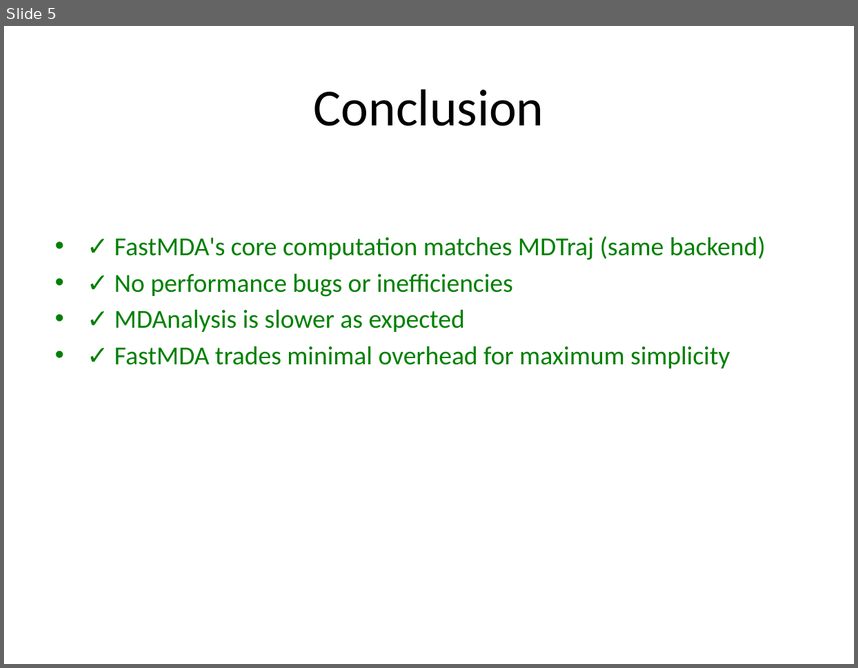
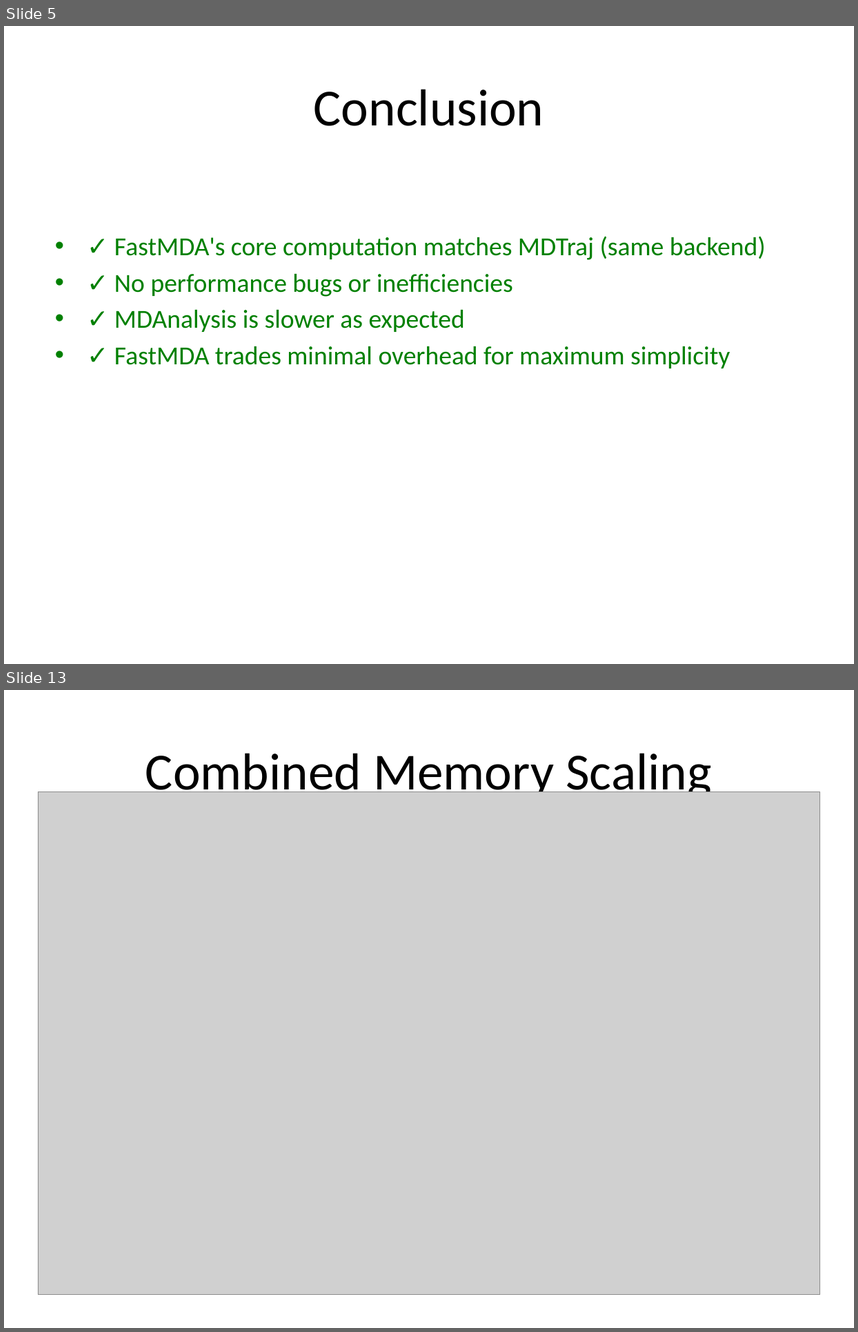
Before and after one commit to Paradoxicaly/FastMDAnalysis, a slide deck: benchmark_presentation.pptx. Shown one above the other, each under a label of ours: slide 5 before the commit, slides 5 and 13 after it; the slides between them are not shown. The pictures are 858x668 and 858x1332 pixels, drawn with LibreOffice and Linux fonts; fonts in the diff are those of the drawing; grey boxes stand for pictures. Boxes give left, top, right and bottom in pixels: in the first picture for what was removed or moved away, otherwise in the second. Text is boxed around its words. In the diff, an @@ line names an element or a change of style, - is before the commit and + after.

Commit message:
Add log-scale scaling plots and LOC assets

```diff
--- a/benchmark_presentation.pptx
+++ b/benchmark_presentation.pptx
@@ slide 13 added at (x1=4, y1=690, x2=854, y2=1328), background #FFFFFF @@
@@ title added at (x1=145, y1=753, x2=711, y2=801), 44 pt, text #000000 @@
+Combined Memory Scaling
@@ picture added at (x1=38, y1=792, x2=820, y2=1294) @@
```
Also in this commit, not shown: 8 other slides added, 7 other files.
